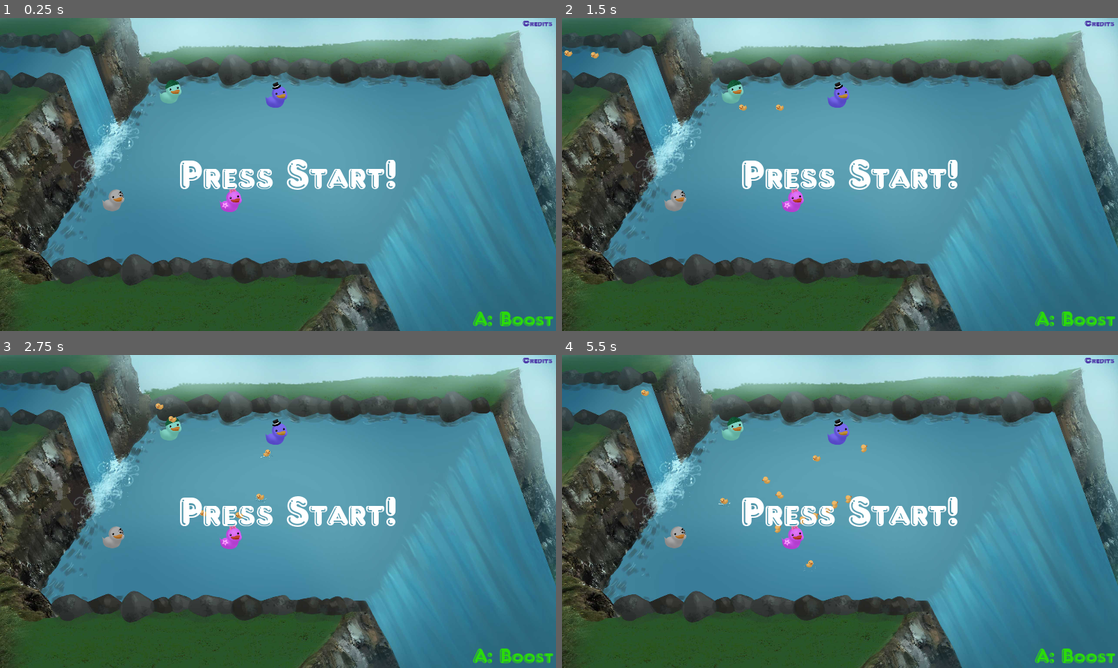
Above: before the commit, frames 1-4 (two rows, left to right).
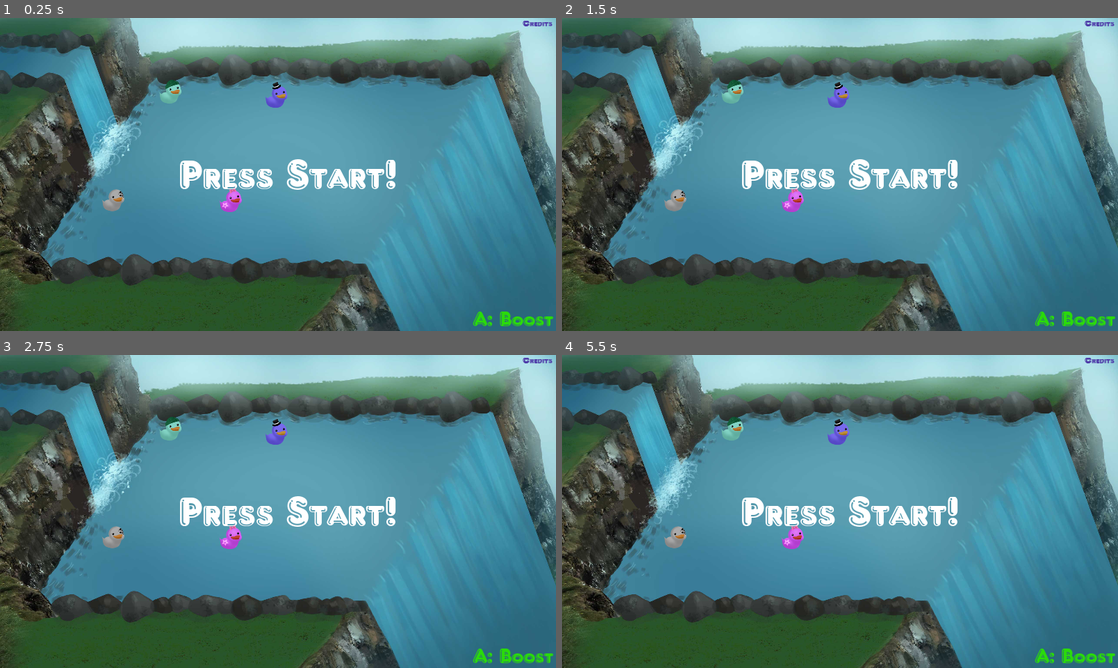
Above: after the commit, the same moments.

Repository: TeamAwesomeTOJam/ducks
Game: Godot game, scene res://Game.tscn
Two runs of this game, one before a commit and one after it. Both use one fixed random seed, a clock stepped at 60 frames per second and the inputs below.
Inputs:
- Up to frame 1 (0.25 s): no input
- Up to frame 2 (1.5 s): tap Enter (p0duck) at 0.5, 0.6, 1.25, 1.35 s
- Up to frame 3 (2.75 s): tap Enter (p0duck) at 2, 2.1 s
- Up to frame 4 (5.5 s): tap Enter (p0duck) at 2.75, 2.85, 3.5, 3.6, 4.25, 4.35, 5.1 s

The runs differ from the first frame. In frame 1, 0.8% of the frame differs, in the area x 13-92%, y 17-83%; in frame 2, 0.9%; in frame 3, 0.9%; in frame 4, 1.1%, in the area x 13-92%, y 11-83%.

Commit message:
duckworthy

Diff:
--- a/FollowingDuck.tscn
+++ b/FollowingDuck.tscn
@@ -36,7 +36,7 @@
 custom_solver_bias = 0.0
 radius = 10.0
 
-[node name="Duck" type="RigidBody2D" index="0"]
+[node name="Duck" type="RigidBody2D"]
 
 z_as_relative = false
 input_pickable = false
@@ -54,7 +54,7 @@
 sleeping = false
 can_sleep = true
 linear_velocity = Vector2( 0, 0 )
-linear_damp = 2.0
+linear_damp = 2.5
 angular_velocity = 0.0
 angular_damp = -1.0
 script = ExtResource( 1 )
--- a/Game.gd
+++ b/Game.gd
@@ -135,8 +135,8 @@
             if Input.is_joy_button_pressed(i, JOY_START):
                 pre_game()
 
-    if Input.is_action_just_pressed('p0duck'):
-        spawn_duck()
+#    if Input.is_action_just_pressed('p0duck'):
+#        spawn_duck()
 
     if state == STATE.game:
         game(delta)
--- a/Game.tscn
+++ b/Game.tscn
@@ -56,7 +56,7 @@
 font_data = ExtResource( 15 )
 _sections_unfolded = [ "Font", "Settings" ]
 
-[node name="Game" type="Node"]
+[node name="Game" type="Node" index="0"]
 
 script = ExtResource( 1 )
 Player = ExtResource( 2 )
@@ -66,7 +66,7 @@
 
 frames = SubResource( 1 )
 animation = "loop"
-frame = 2
+frame = 5
 playing = true
 offset = Vector2( 1280, 720 )
 _sections_unfolded = [ "Z Index" ]
@@ -75,32 +75,28 @@
 
 position = Vector2( 782.234, 364.195 )
 _sections_unfolded = [ "Collision", "Linear", "Transform", "Z Index" ]
-BOOST_FACTOR = 8.0
-BOOST_WAIT_TIME = 2.0
+BOOST_FACTOR = 6.0
 Splash = ExtResource( 10 )
 
 [node name="Player1" parent="." index="2" instance=ExtResource( 2 )]
 
 position = Vector2( 518.883, 859.082 )
 PLAYER_NUMBER = 1
-BOOST_FACTOR = 8.0
-BOOST_WAIT_TIME = 2.0
+BOOST_FACTOR = 6.0
 Splash = ExtResource( 10 )
 
 [node name="Player2" parent="." index="3" instance=ExtResource( 2 )]
 
 position = Vector2( 1059.79, 863.864 )
 PLAYER_NUMBER = 2
-BOOST_FACTOR = 8.0
-BOOST_WAIT_TIME = 2.0
+BOOST_FACTOR = 6.0
 Splash = ExtResource( 10 )
 
 [node name="Player3" parent="." index="4" instance=ExtResource( 2 )]
 
 position = Vector2( 1270.39, 383.995 )
 PLAYER_NUMBER = 3
-BOOST_FACTOR = 8.0
-BOOST_WAIT_TIME = 2.0
+BOOST_FACTOR = 6.0
 Splash = ExtResource( 10 )
 
 [node name="HUD" parent="." index="5" instance=ExtResource( 11 )]
@@ -134,7 +130,7 @@
 
 stream = ExtResource( 12 )
 volume_db = 0.0
-autoplay = false
+autoplay = true
 mix_target = 0
 bus = "Master"
 _sections_unfolded = [ "Pause" ]
--- a/Player.gd
+++ b/Player.gd
@@ -91,6 +91,7 @@
         xform.origin.y = rand_range(150,180)
         f_state.set_transform(xform)
         set_applied_force(Vector2(0,0))
+        linear_velocity = Vector2(0,0)
 
         state = STATE.Spawning
 
@@ -223,8 +224,8 @@
 #    sent = false
 
 func spawning(delta):
-    if wait:  # Terrible hack because we need to wait a frame (too many game loops)
-        wait = false
+    if wait < 3:  # Terrible hack because we need to wait a frame (too many game loops)
+        wait += 1
         return
 
     if self.position.x < spawn_destination.x:
@@ -274,11 +275,11 @@
 func respawn():
     self.linear_velocity = Vector2(0,0)
     state = STATE.MoveToRespawn
-    wait = true
+    wait = 0
     if is_winner:
         spawn_destination = Vector2(500.564941, 587.203247)
     else:
-        spawn_destination = Vector2(rand_range(500, 750), rand_range(500, 1100))
+        spawn_destination = Vector2(rand_range(500, 750), rand_range(500, 700))
 
     $AnimatedSprite.animation = "p" + str(PLAYER_NUMBER) + "_right"
     z_index = spawn_destination.y
